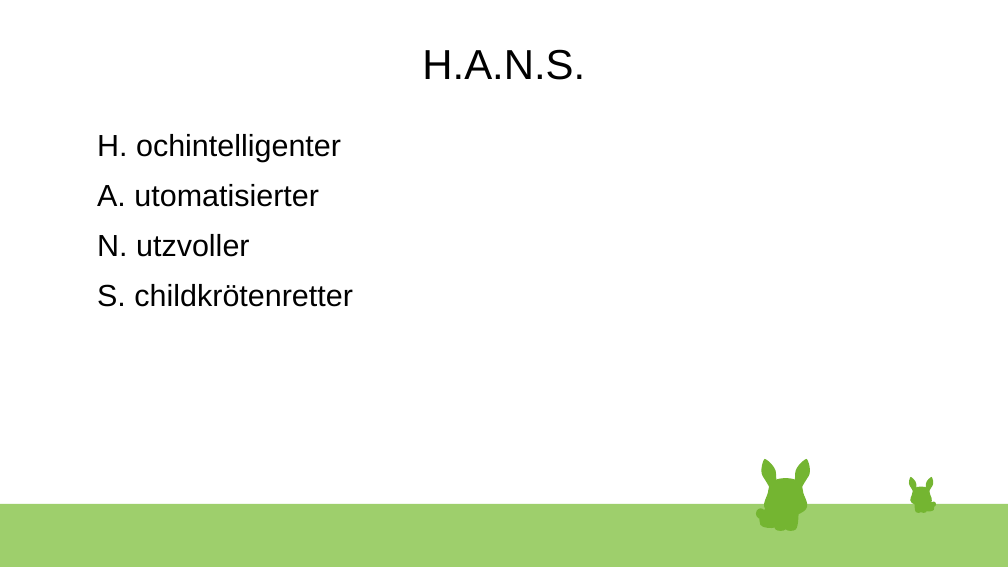
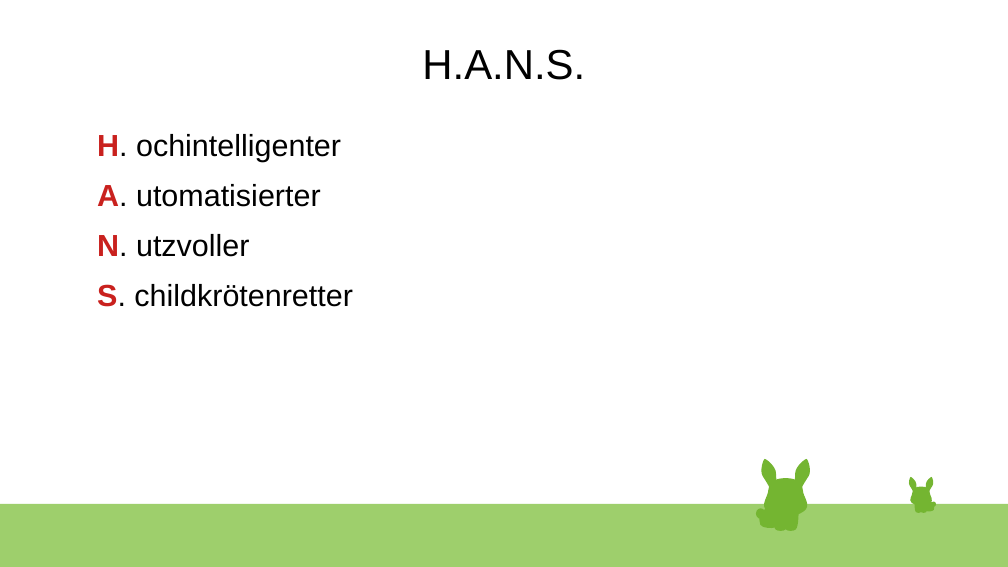
Before and after one commit to ruezomon/hans, a slide deck: slide 4 of presentation.odp. Drawn at 1008x567 pixels with LibreOffice and Linux fonts; fonts in the diff are those of the drawing. Boxes give left, top, right and bottom in pixels: in the first picture for what was removed or moved away, otherwise in the second. Text is boxed around its words. In the diff, an @@ line names an element or a change of style, - is before the commit and + after.

```diff
--- a/presentation.odp
+++ b/presentation.odp
@@ text "H. ochintelligenter" at (97, 134, 352, 307): text colour #000000 to #C9211E, bold on in "H.", "A.", "N.", "S." @@
```
Also in this commit, not shown: 2 other slides changed, 2 slides added, 2 other files.
